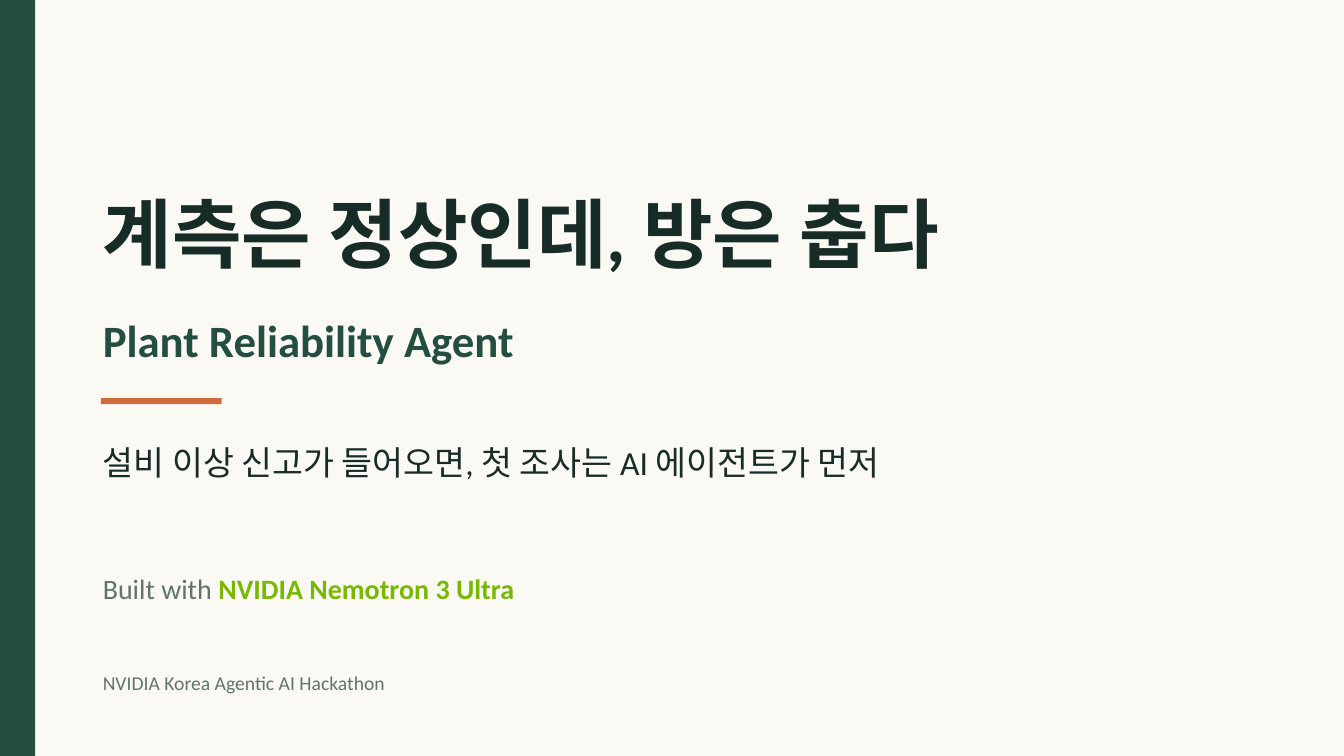
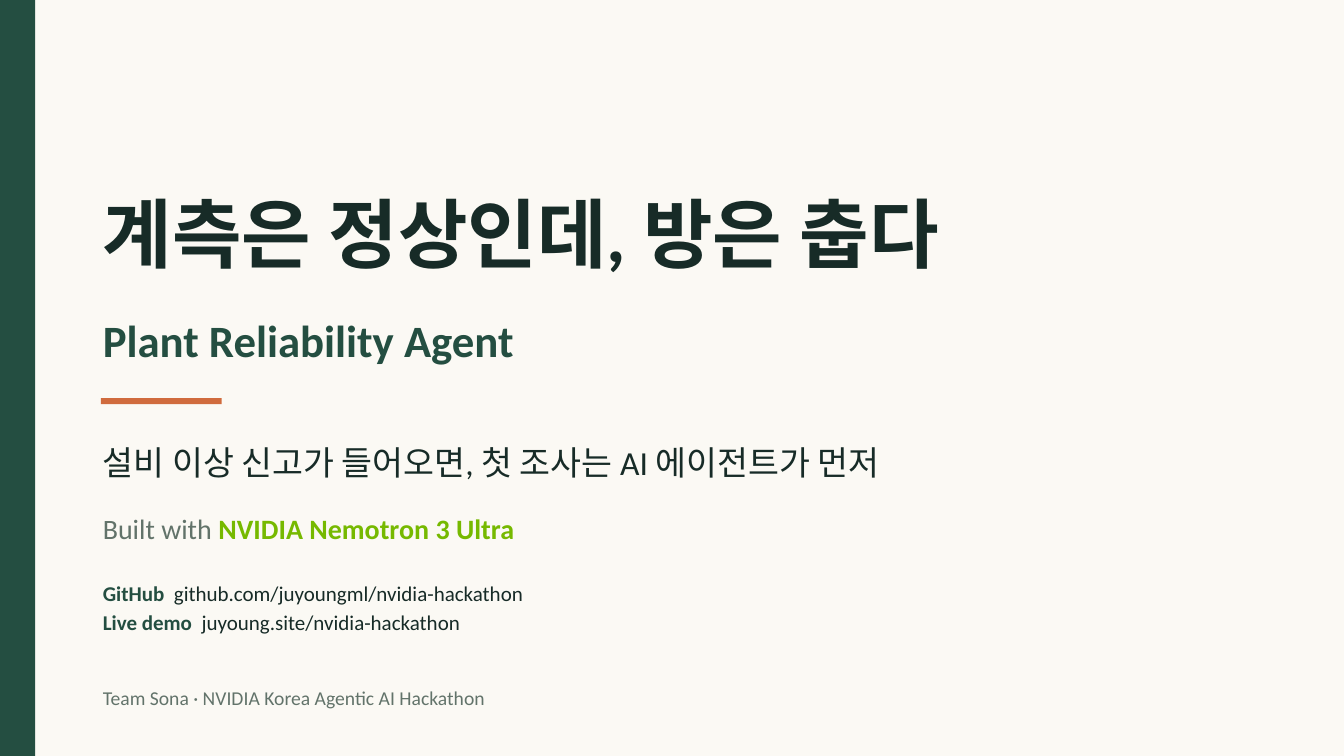
Before and after one commit to juyoungml/nvidia-hackathon, a slide deck: slide 1 of submission/slides/Plant_Reliability_Agent_submission.pptx. Drawn at 1344x756 pixels with LibreOffice and Linux fonts; fonts in the diff are those of the drawing. Boxes give left, top, right and bottom in pixels: in the first picture for what was removed or moved away, otherwise in the second. Text is boxed around its words. In the diff, an @@ line names an element or a change of style, - is before the commit and + after.

```diff
--- a/submission/slides/Plant_Reliability_Agent_submission.pptx
+++ b/submission/slides/Plant_Reliability_Agent_submission.pptx
@@ text "Built with NVIDIA Nemotron 3 ...": place and size @@
-text "Built with NVIDIA Nemotron 3 ..." at bbox=[103, 579, 514, 600]
+text "Built with NVIDIA Nemotron 3 ..." at bbox=[103, 519, 514, 540]
@@ text added at bbox=[103, 586, 523, 634], 15 pt, text #172B27 @@
+GitHub github.com/juyoungml/nvidia-hackathon
+Live demo juyoung.site/nvidia-hackathon
@@ text at bbox=[103, 691, 484, 709]: text changed @@
-NVIDIA Korea Agentic AI Hackathon
+Team Sona · NVIDIA Korea Agentic AI Hackathon
```
Also in this commit, not shown: 1 other slide changed, 3 other files.
